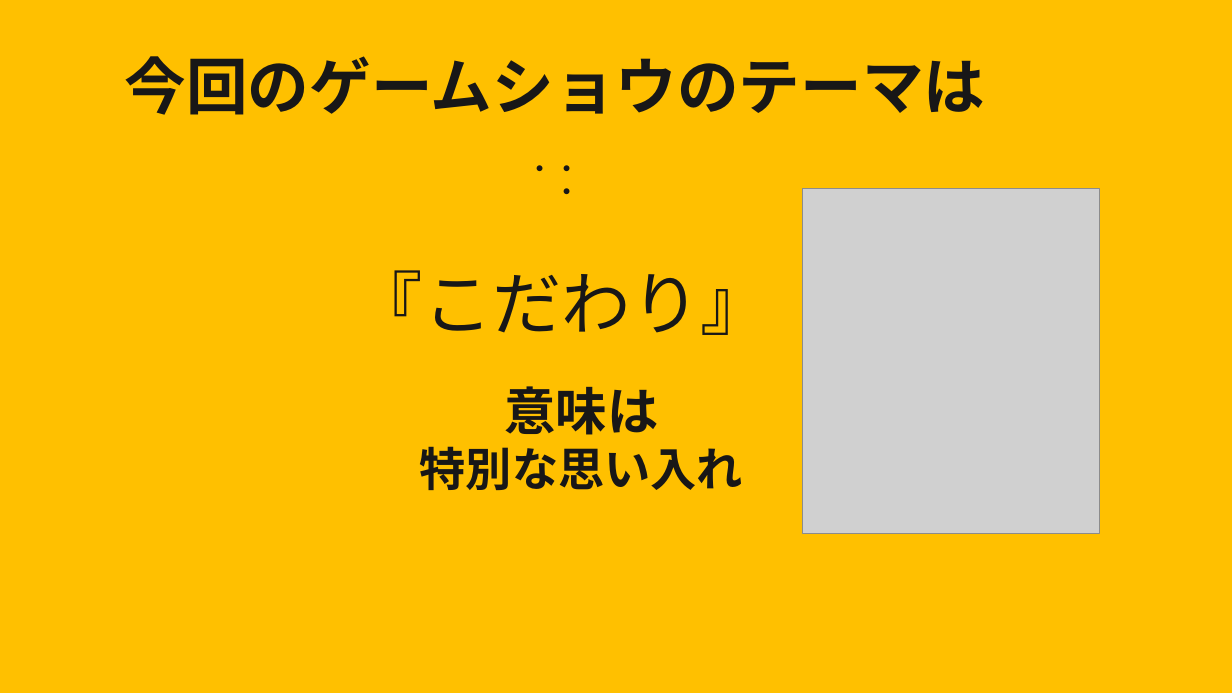
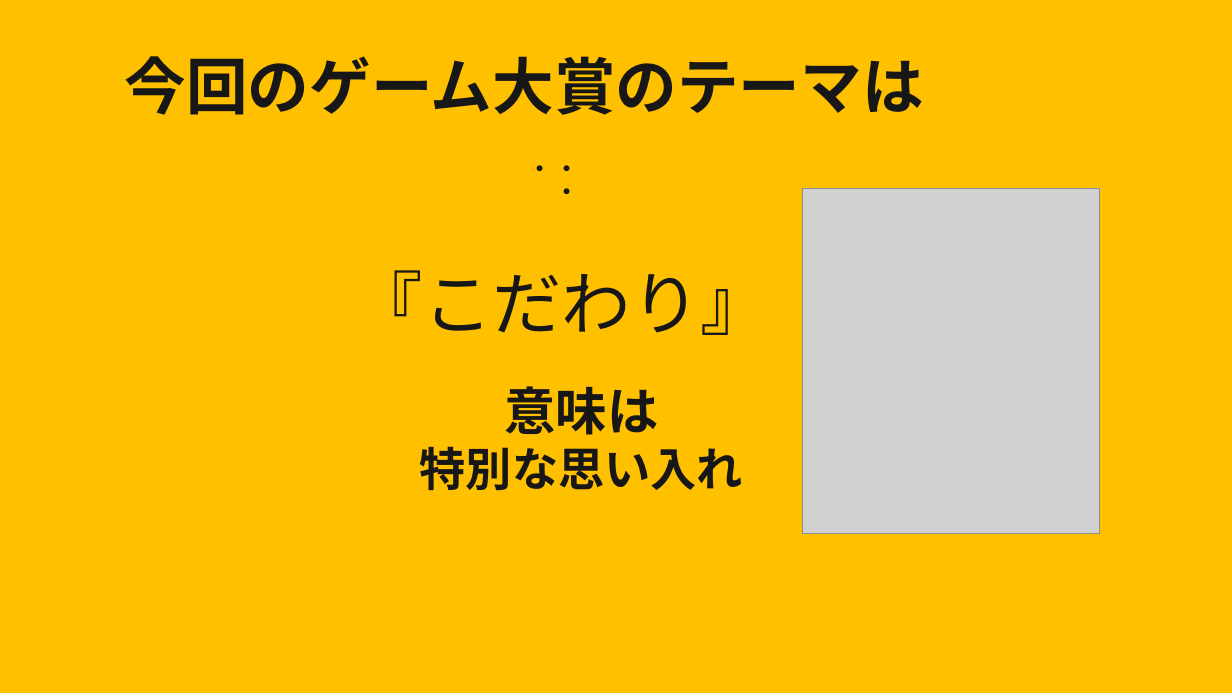
Before and after one commit to hamazakitoui/haskeat, a slide deck: slide 2 of haskeat.pptx (slide 1 before the commit). Drawn at 1232x693 pixels with LibreOffice and Linux fonts; fonts in the diff are those of the drawing; grey boxes stand for pictures. Boxes give left, top, right and bottom in pixels: in the first picture for what was removed or moved away, otherwise in the second. Text is boxed around its words. In the diff, an @@ line names an element or a change of style, - is before the commit and + after.

```diff
--- a/haskeat.pptx
+++ b/haskeat.pptx
@@ text at (125,56,924,115): text changed @@
-今回のゲームショウのテーマは
+今回のゲーム大賞のテーマは
```
Also in this commit, not shown: 2 other slides changed, 3 slides added.
